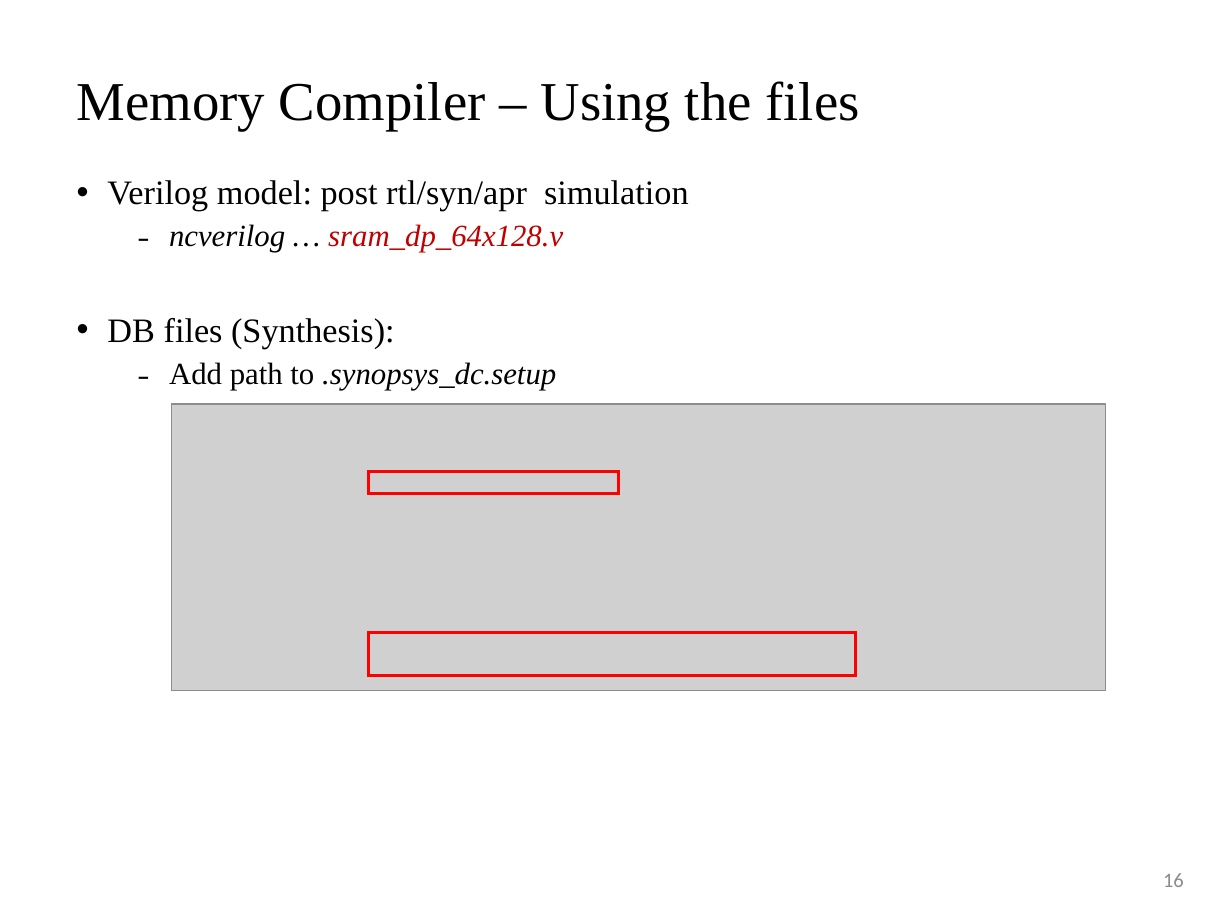
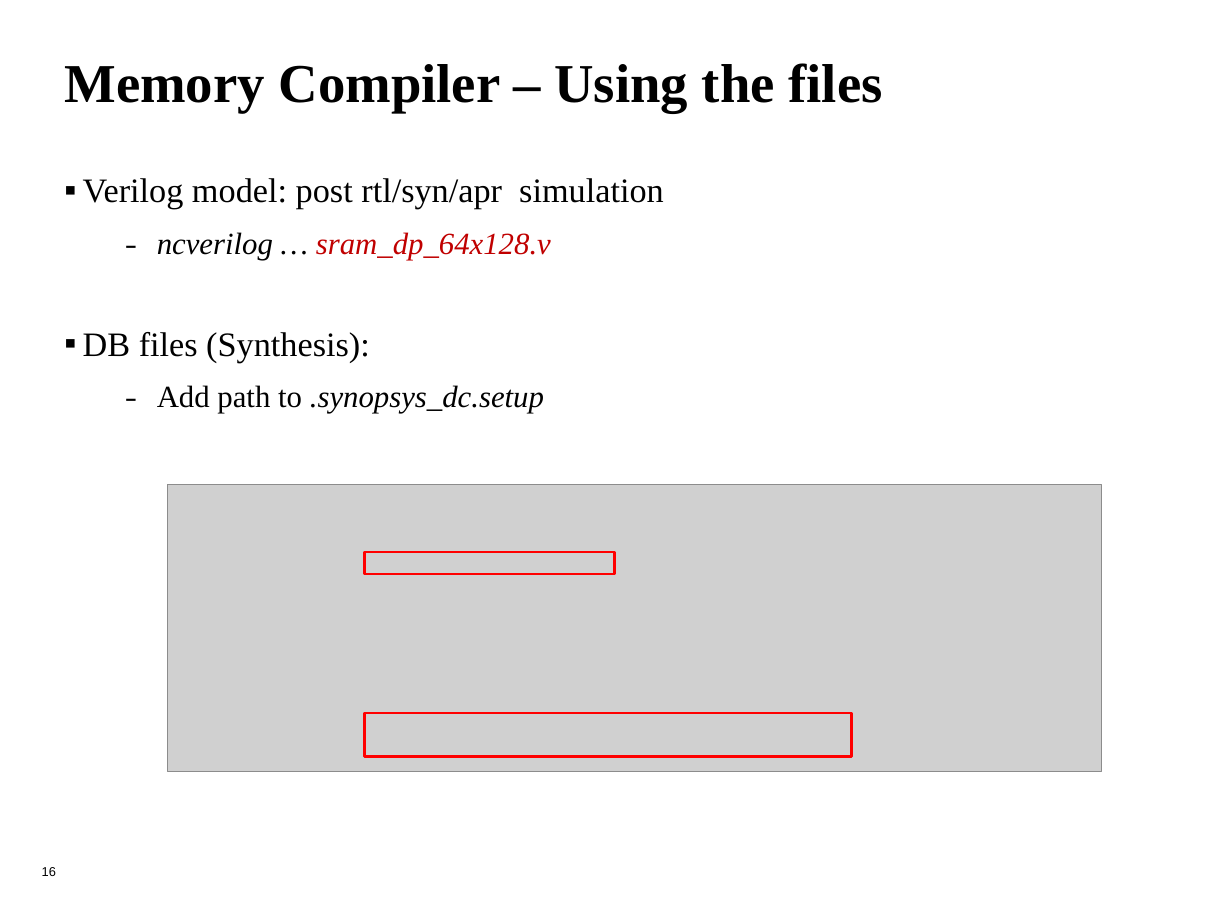
Before and after one commit to leo870823/2020-SRAM-training-course, a slide deck: slide 16 of MemoryCompiler_tutorial.pptx. Drawn at 1232x924 pixels with LibreOffice and Linux fonts; fonts in the diff are those of the drawing; grey boxes stand for pictures; background and template pictures are left out. Boxes give left, top, right and bottom in pixels: in the first picture for what was removed or moved away, otherwise in the second. Text is boxed around its words. In the diff, an @@ line names an element or a change of style, - is before the commit and + after.

```diff
--- a/MemoryCompiler_tutorial.pptx
+++ b/MemoryCompiler_tutorial.pptx
@@ title "Memory Compiler – Using the ..." at [64,63,883,113]: bold on; vertical alignment middle to top @@
@@ text "Verilog model: post rtl/syn/apr simulation" at [83,178,664,413]: bullet • to ▪; line spacing 0.9 to 1; less space between paragraphs; more space between paragraphs @@
@@ 2 rectangles, 1 picture: place and size @@
-2 rectangles, 1 picture at [171,404,1105,691]
+2 rectangles, 1 picture at [168,485,1101,772]
@@ page number added at [42,867,56,876], 7.5 pt, text #000000 @@
+16
@@ page number removed at [1163,873,1184,887] @@
-16
```
Also in this commit, not shown: 32 other slides changed, 1 other file.
